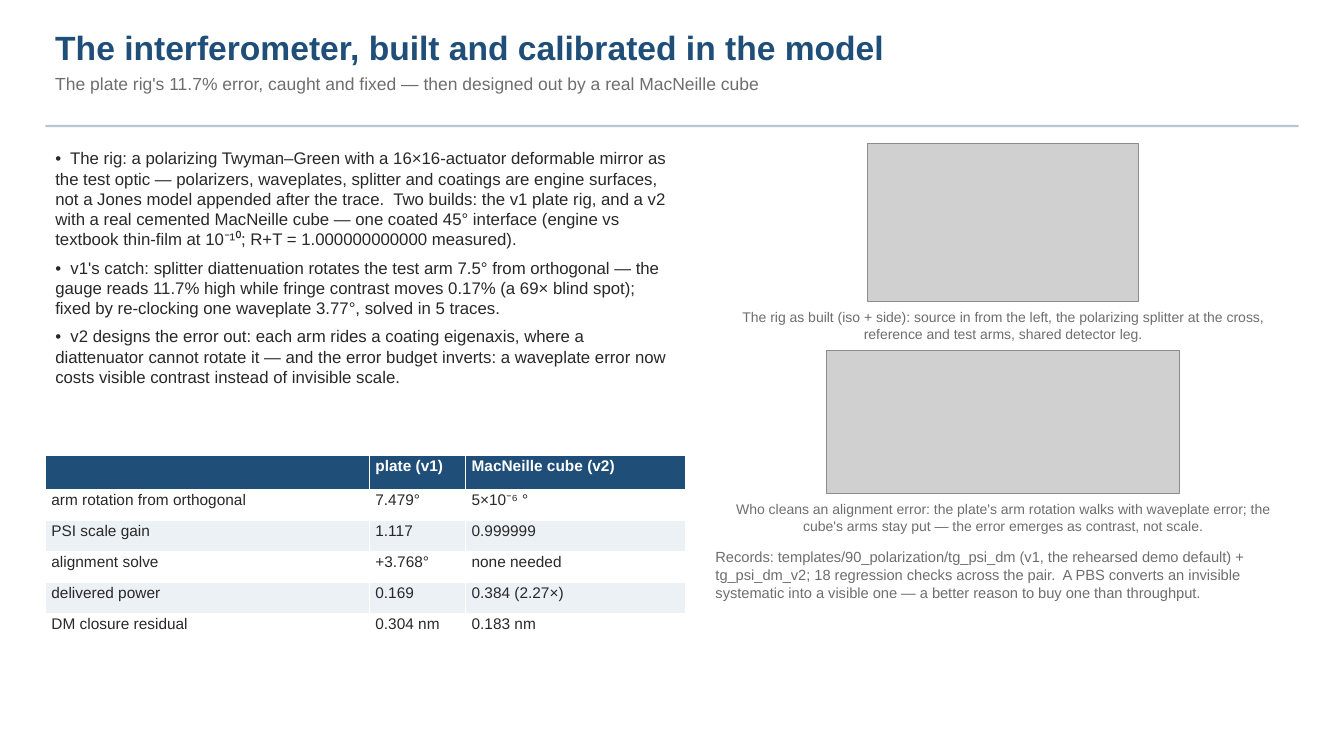
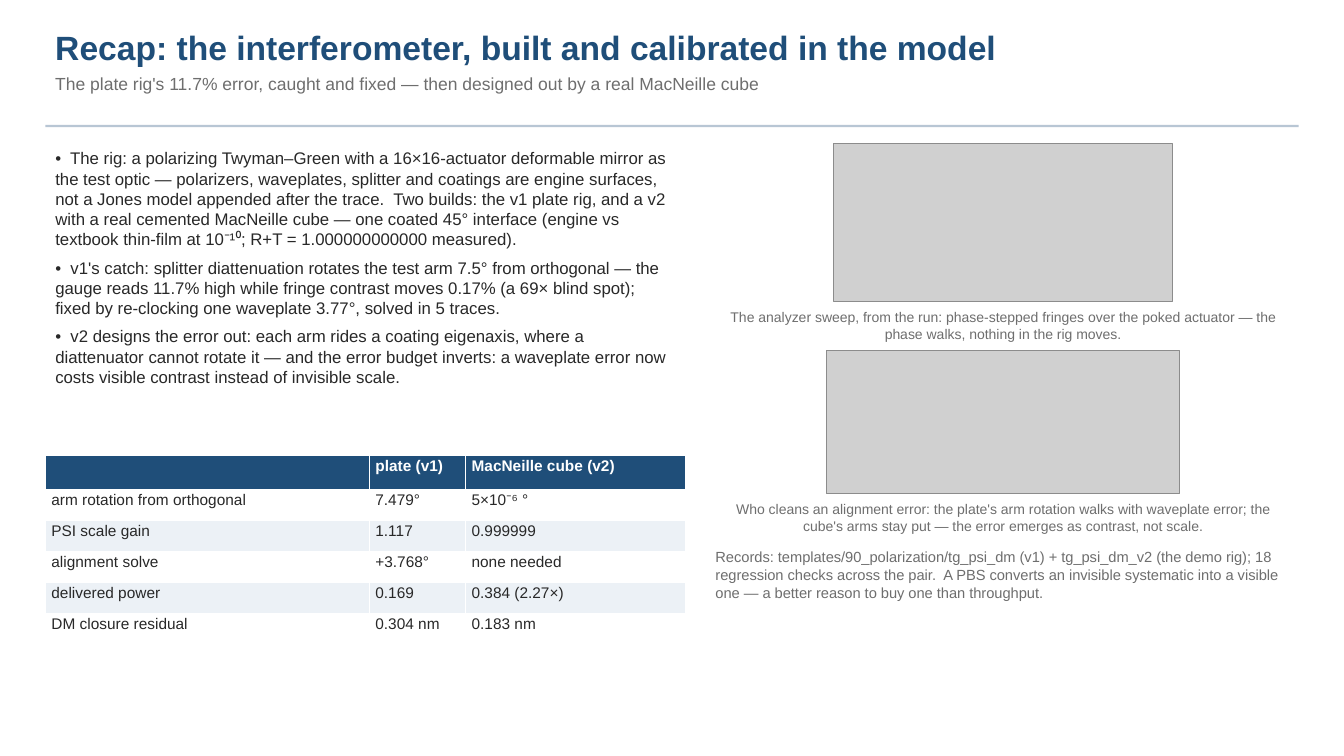
Before and after one commit to nasa-jpl/macos, a slide deck: slide 15 of demo_session/deck_keysight.pptx. Drawn at 1344x756 pixels with LibreOffice and Linux fonts; fonts in the diff are those of the drawing; grey boxes stand for pictures. Boxes give left, top, right and bottom in pixels: in the first picture for what was removed or moved away, otherwise in the second. Text is boxed around its words. In the diff, an @@ line names an element or a change of style, - is before the commit and + after.

```diff
--- a/demo_session/deck_keysight.pptx
+++ b/demo_session/deck_keysight.pptx
@@ text at <box>55,35,996,67</box>: text changed @@
-The interferometer, built and calibrated in the model
+Recap: the interferometer, built and calibrated in the model
@@ picture: place and size @@
-picture at <box>867,143,1138,301</box>
+picture at <box>834,143,1173,301</box>
@@ text at <box>730,312,1275,342</box>: text changed @@
-The rig as built (iso + side): source in from the left, the polarizing splitter at the cross, reference and test arms, shared detector leg.
+The analyzer sweep, from the run: phase-stepped fringes over the poked actuator — the phase walks, nothing in the rig moves.
@@ text at <box>715,551,1279,601</box>: text changed @@
-Records: templates/90_polarization/tg_psi_dm (v1, the rehearsed demo default) + tg_psi_dm_v2; 18 regression checks across the pair. A PBS converts an invisible systematic into a visible one — a better reason to buy one than throughput.
+Records: templates/90_polarization/tg_psi_dm (v1) + tg_psi_dm_v2 (the demo rig); 18 regression checks across the pair. A PBS converts an invisible systematic into a visible one — a better reason to buy one than throughput.
```
Also in this commit, not shown: 4 other slides changed, 7 other files.
